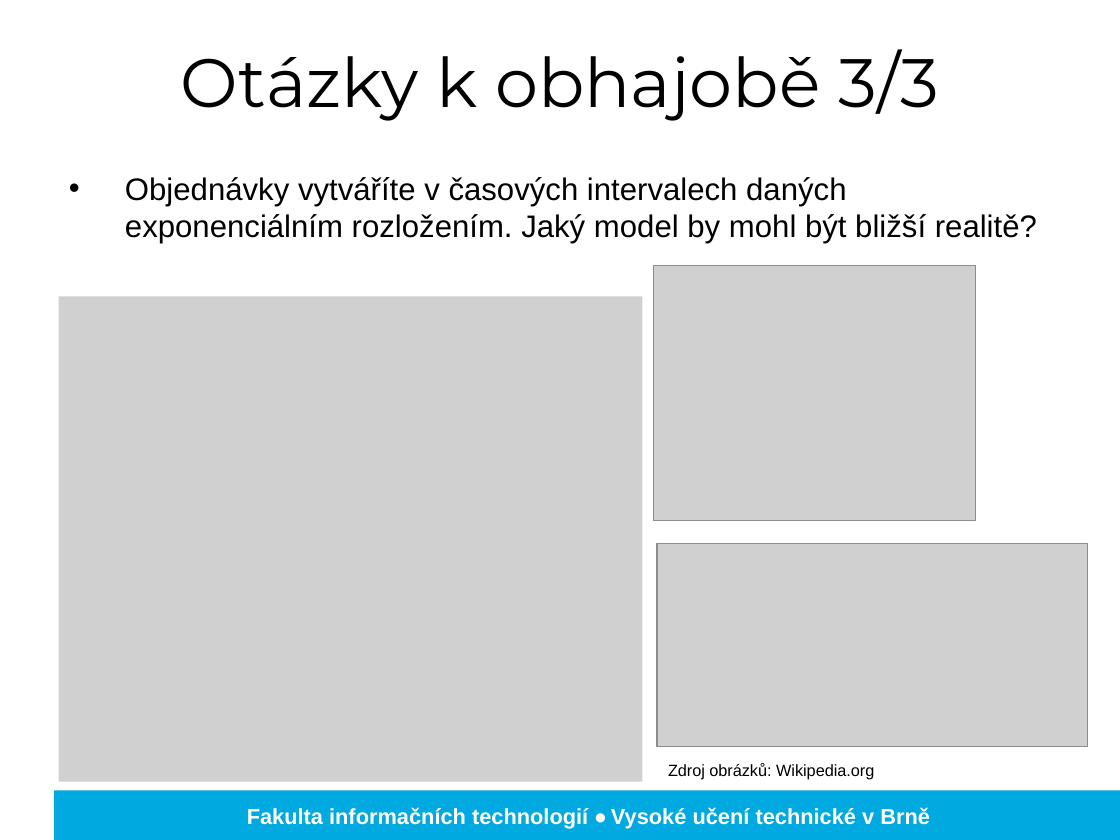
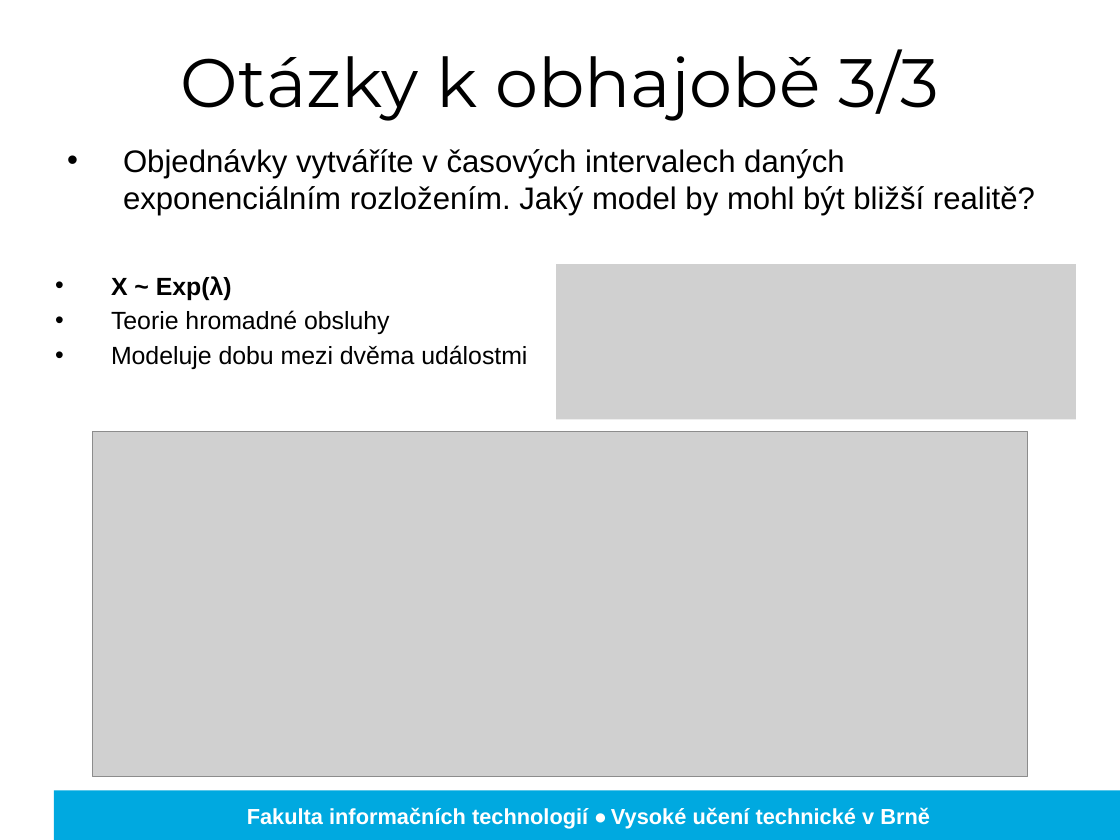
Before and after one commit to kocica/warehouse-manager, a slide deck: slide 21 of doc/xkocic01.pptx. Drawn at 1120x840 pixels with LibreOffice and Linux fonts; fonts in the diff are those of the drawing; grey boxes stand for pictures; background and template pictures are left out. Boxes give left, top, right and bottom in pixels: in the first picture for what was removed or moved away, otherwise in the second. Text is boxed around its words. In the diff, an @@ line names an element or a change of style, - is before the commit and + after.

```diff
--- a/doc/xkocic01.pptx
+++ b/doc/xkocic01.pptx
@@ text "Objednávky vytváříte v časových intervalech ...": place and size @@
-text "Objednávky vytváříte v časových intervalech ..." at <box>125,177,1037,243</box>
+text "Objednávky vytváříte v časových intervalech ..." at <box>123,149,1035,215</box>
@@ picture added at <box>557,264,1076,420</box> @@
@@ picture removed at <box>654,265,976,521</box> @@
@@ picture removed at <box>58,297,642,782</box> @@
@@ text added at <box>111,276,527,369</box>, 16 pt, text #000000 @@
+• X ~ Exp(λ)
+• Teorie hromadné obsluhy
+• Modeluje dobu mezi dvěma událostmi
@@ picture added at <box>92,431,1027,777</box> @@
@@ picture removed at <box>657,543,1088,746</box> @@
@@ text removed at <box>668,763,874,780</box> @@
-Zdroj obrázků: Wikipedia.org
```
Also in this commit, not shown: 9 other slides changed, 1 other file.
